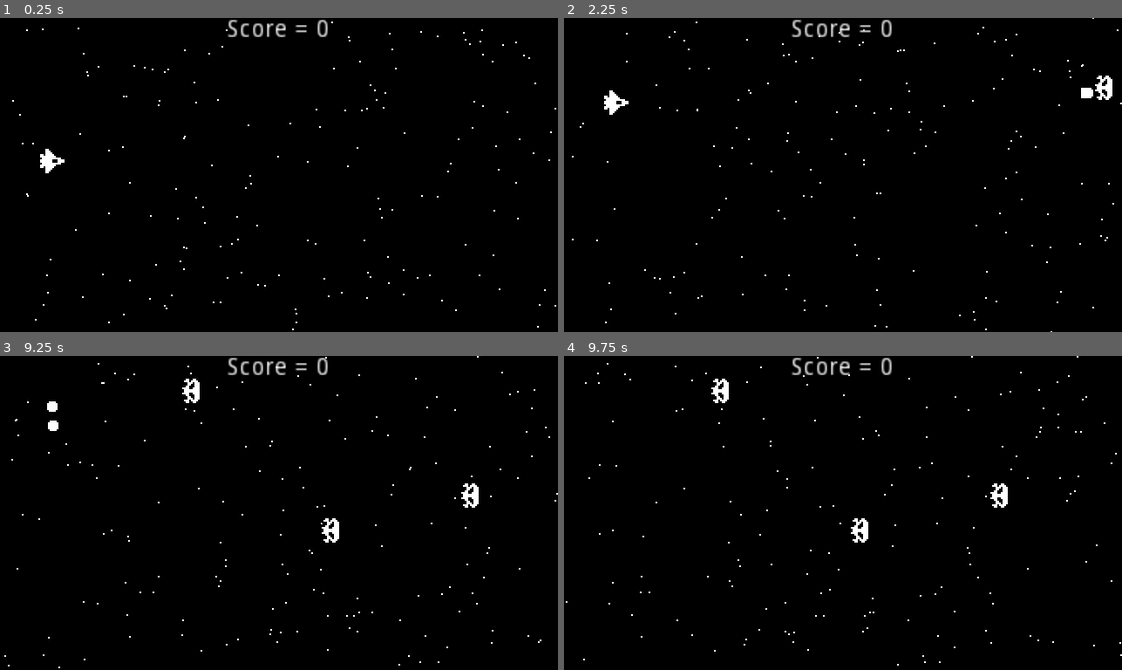
Above: before the commit, frames 1-4 (two rows, left to right).
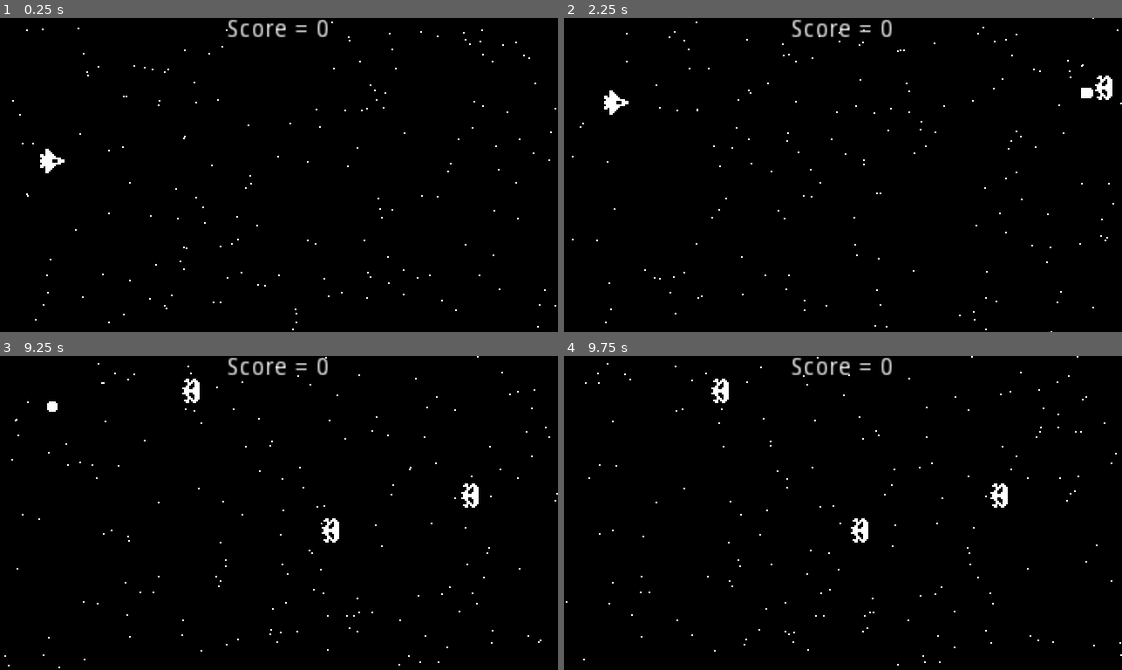
Above: after the commit, the same moments.

Repository: defvova/space_shooter
Game: Godot game, scene res://src/Levels/Level.tscn
Two runs of this game, one before a commit and one after it. Both use one fixed random seed, a clock stepped at 60 frames per second and the inputs below.
Inputs:
- Up to frame 1 (0.25 s): no input
- Up to frame 2 (2.25 s): tap Enter (ui_accept) at 0.5, 0.77, 1.52 s; hold Up (ui_up) 0.53-1.28 s; hold Down (ui_down) 1.28-2.03 s; hold Up (ui_up) from 2.03 s (still down)
- Up to frame 3 (9.25 s): tap Enter (ui_accept) at 3.02, 3.77, 4.52, 6.02, 6.77, 7.52, 9.02 s; release Up (ui_up) at 3.53 s; hold Down (ui_down) 3.53-5.78 s; hold Up (ui_up) 5.78-8.03 s; hold Down (ui_down) from 8.03 s (still down)
- Up to frame 4 (9.75 s): release Down (ui_down) at 9.53 s; hold Up (ui_up) from 9.53 s (still down)

Frames 1-2 are identical in both runs. In frame 3, less than 0.1% of the frame differs, in the area x 8-11%, y 20-24%; in frame 4, nothing differs.

Commit message:
Add hit effect

Diff:
--- a/src/Actors/Enemy/Enemy.gd
+++ b/src/Actors/Enemy/Enemy.gd
@@ -21,9 +21,10 @@
 	ARMOR -= 1
 	if ARMOR <= 0:
 		score_up()
+		create_explosion()
 		queue_free()
 
-func _exit_tree() -> void:
+func create_explosion() -> void:
 	var explosion = ExplosionEffect.instance()
 	var main = get_tree().current_scene
 	main.add_child(explosion)
--- a/src/Actors/ExplosionEffect.tscn
+++ b/src/Actors/ExplosionEffect.tscn
@@ -1,6 +1,7 @@
-[gd_scene load_steps=3 format=2]
+[gd_scene load_steps=4 format=2]
 
 [ext_resource path="res://assets/Explosion.png" type="Texture" id=1]
+[ext_resource path="res://assets/Explode.wav" type="AudioStream" id=2]
 
 [sub_resource type="Animation" id=1]
 resource_name = "Explode"
@@ -38,6 +39,11 @@
 hframes = 6
 frame = 4
 
+[node name="AudioStreamPlayer" type="AudioStreamPlayer" parent="."]
+process_priority = 1
+stream = ExtResource( 2 )
+autoplay = true
+
 [node name="AnimationPlayer" type="AnimationPlayer" parent="."]
 autoplay = "Explode"
 anims/Explode = SubResource( 1 )
--- /dev/null
+++ b/src/Actors/HitEffect.tscn
@@ -0,0 +1,66 @@
+[gd_scene load_steps=4 format=2]
+
+[ext_resource path="res://assets/Hit.wav" type="AudioStream" id=1]
+
+[sub_resource type="ParticlesMaterial" id=1]
+emission_shape = 1
+emission_sphere_radius = 2.0
+flag_disable_z = true
+spread = 180.0
+gravity = Vector3( 0, 0, 0 )
+initial_velocity = 50.0
+initial_velocity_random = 1.0
+orbit_velocity = 0.0
+orbit_velocity_random = 0.0
+
+[sub_resource type="Animation" id=2]
+resource_name = "Hit"
+length = 0.4
+tracks/0/type = "value"
+tracks/0/path = NodePath("HitParticle:emitting")
+tracks/0/interp = 1
+tracks/0/loop_wrap = true
+tracks/0/imported = false
+tracks/0/enabled = true
+tracks/0/keys = {
+"times": PoolRealArray( 0 ),
+"transitions": PoolRealArray( 1 ),
+"update": 1,
+"values": [ true ]
+}
+tracks/1/type = "method"
+tracks/1/path = NodePath(".")
+tracks/1/interp = 1
+tracks/1/loop_wrap = true
+tracks/1/imported = false
+tracks/1/enabled = true
+tracks/1/keys = {
+"times": PoolRealArray( 0.4 ),
+"transitions": PoolRealArray( 1 ),
+"values": [ {
+"args": [  ],
+"method": "queue_free"
+} ]
+}
+
+[node name="HitEffect" type="Node2D"]
+__meta__ = {
+"_edit_group_": true
+}
+
+[node name="HitSound" type="AudioStreamPlayer" parent="."]
+stream = ExtResource( 1 )
+autoplay = true
+
+[node name="HitParticle" type="Particles2D" parent="."]
+scale = Vector2( 1.5, 1.5 )
+emitting = false
+amount = 6
+lifetime = 0.4
+one_shot = true
+explosiveness = 1.0
+process_material = SubResource( 1 )
+
+[node name="AnimationPlayer" type="AnimationPlayer" parent="."]
+autoplay = "Hit"
+anims/Hit = SubResource( 2 )
--- /dev/null
+++ b/src/Actors/Player/Bullet.gd
@@ -0,0 +1,12 @@
+extends RigidBody2D
+
+const HitEffect = preload("res://src/Actors/HitEffect.tscn")
+
+func _exit_tree() -> void:
+	create_hit_effect()
+
+func create_hit_effect() -> void:
+	var hit_effect = HitEffect.instance()
+	var main = get_tree().current_scene
+	main.add_child(hit_effect)
+	hit_effect.global_position = global_position
--- a/src/Actors/Player/Bullet.tscn
+++ b/src/Actors/Player/Bullet.tscn
@@ -1,6 +1,8 @@
-[gd_scene load_steps=3 format=2]
+[gd_scene load_steps=5 format=2]
 
 [ext_resource path="res://assets/Bullet.png" type="Texture" id=1]
+[ext_resource path="res://assets/Laser.wav" type="AudioStream" id=2]
+[ext_resource path="res://src/Actors/Player/Bullet.gd" type="Script" id=3]
 
 [sub_resource type="RectangleShape2D" id=1]
 extents = Vector2( 4, 4 )
@@ -10,6 +12,12 @@
 collision_mask = 2
 gravity_scale = 0.0
 linear_velocity = Vector2( 200, 0 )
+script = ExtResource( 3 )
+
+[node name="Sound" type="AudioStreamPlayer" parent="."]
+process_priority = 1
+stream = ExtResource( 2 )
+autoplay = true
 
 [node name="Sprite" type="Sprite" parent="."]
 texture = ExtResource( 1 )
